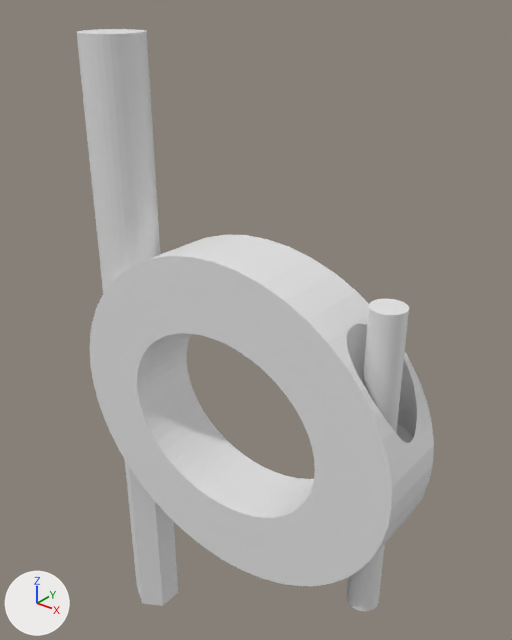
What one commit did to the Blender file bike-rack/holder.blend.
Rendered twice from a 50 mm lens placed at (61.5, -73.4, 62.3), pointed at (-2.2, 6.2, 12.9). Arrows for +X, +Y and +Z are at lower left; the lights stay in place.

Objects in the first picture: 'Bolt Hole', 'Bottom', 'Nut Hole', 'Thread Hole', 'Top'.
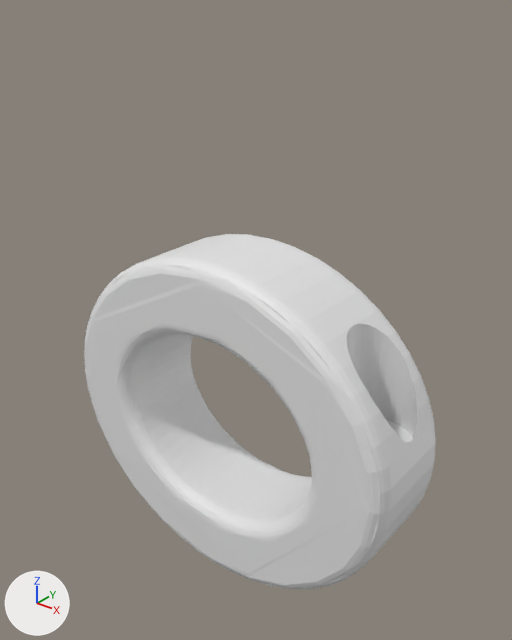
Where the change shows, as pixel boxes (x1, y1, x2, y2) in the pictures (512 x 640 px):
```json
{"object": "Top", "change": "reshaped", "before": [90, 235, 434, 509], "after": [84, 234, 436, 514]}
{"object": "Bottom", "change": "reshaped", "before": [91, 361, 433, 586], "after": [86, 356, 434, 589]}
{"object": "Bolt Hole", "change": "hidden", "before": [76, 29, 160, 293]}
{"object": "Thread Hole", "change": "hidden", "before": [347, 299, 409, 611]}
{"object": "Nut Hole", "change": "hidden", "before": [124, 459, 178, 606]}
{"part": 1, "of": "me_circle", "change": "added", "after": [86, 356, 434, 589]}
{"part": 2, "of": "me_circle_001", "change": "built on", "after": [84, 234, 436, 514]}
```

Edits to the scene script, one JSON object a line:
```json
{"block": "me_circle", "where": "# used by ob_bottom; location = (0.0, 6.0, 0.0); rotation_euler = (1.571, 0.0, 0.0), in degrees (90, 0, 0)"}
{"op": "remove", "block": "me_circle", "code": "me_circle.from_pydata(...)  # 264 vertices, 139 faces; spans x -30.0..30.0, y -27.0..0.0, z 0.0..12.0"}
{"op": "add", "block": "me_circle", "code": "me_circle.from_pydata(...)  # 797 vertices, 634 faces; spans x -30.0..30.0, y -27.0..0.0, z -2.5..14.5"}
{"block": "me_circle", "change": "me_circle part 1: 533 vertices added at x -30.0..30.0, y -27.0..0.0, z -2.5..14.5"}
{"block": "me_circle_001", "where": "# used by ob_top; location = (0.0, 6.0, -50.0); rotation_euler = (1.571, 0.0, 0.0), in degrees (90, 0, 0)"}
{"op": "remove", "block": "me_circle_001", "code": "me_circle_001.from_pydata(...)  # 308 vertices, 161 faces; spans x -30.0..30.0, y 50.0..77.0, z 0.0..12.0"}
{"op": "add", "block": "me_circle_001", "code": "me_circle_001.from_pydata(...)  # 910 vertices, 691 faces; spans x -30.0..30.0, y 50.0..77.0, z -2.5..14.5"}
{"block": "me_circle_001", "change": "me_circle_001 part 2: 36 vertices moved from x -26.5..-21.5, y 62.5..68.7, z 3.5..8.5 to x -26.5..-21.5, y 55.0..68.3, z 1.0..11.0; 2 vertices removed from x -24.5..-23.5, y 65.5..66.6, z 3.5..8.5; 604 vertices added at x -30.0..30.0, y 50.0..77.0, z -2.5..14.5"}
{"op": "add", "block": "ob_thread_hole", "code": "ob_thread_hole.hide_set(True)"}
{"op": "add", "block": "ob_nut_hole", "code": "ob_nut_hole.hide_set(True)"}
{"op": "add", "block": "ob_bolt_hole", "code": "ob_bolt_hole.hide_set(True)"}
```
